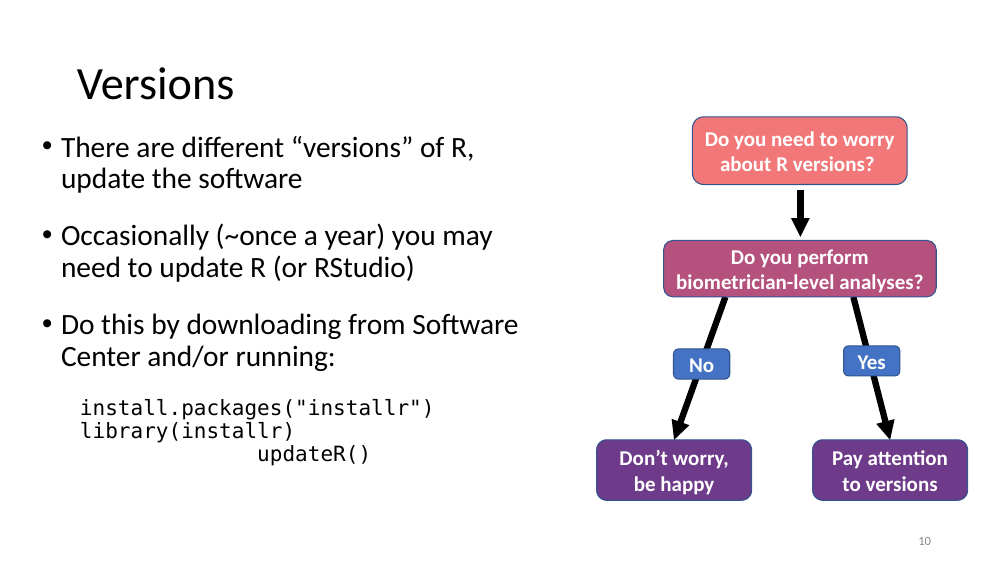
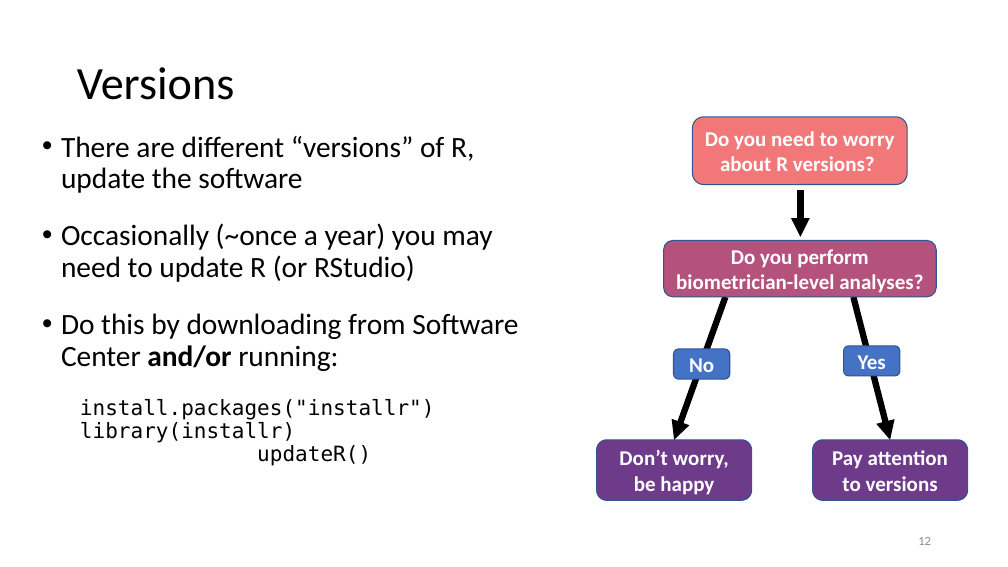
Before and after one commit to ADFG-DSF/ADFG_R_Intro_Workshop_2025, a slide deck: slide 12 of presentations/2 - About R and RStudio.pptx (slide 10 before the commit). Drawn at 1008x567 pixels with LibreOffice and Linux fonts; fonts in the diff are those of the drawing. Boxes give left, top, right and bottom in pixels: in the first picture for what was removed or moved away, otherwise in the second. Text is boxed around its words. In the diff, an @@ line names an element or a change of style, - is before the commit and + after.

```diff
--- a/presentations/2 - About R and RStudio.pptx
+++ b/presentations/2 - About R and RStudio.pptx
@@ text at [61, 313, 518, 371]: bold on in "and/or" @@
@@ page number at [918, 537, 931, 545]: text changed @@
-10
+12
```
Also in this commit, not shown: 3 other slides changed, 2 slides added, 1 other file.
